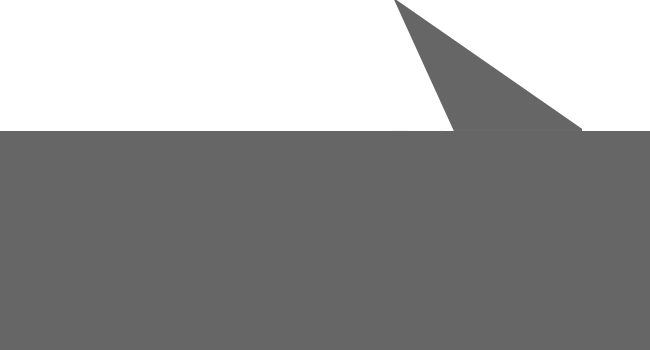
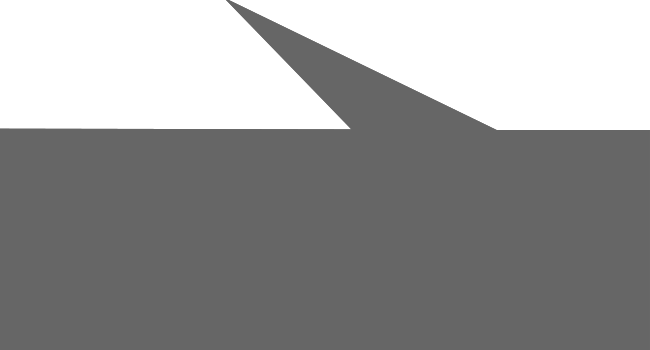
Revision of a layered 650x350 image; what changed, layer by layer:
added layer "三角形３" (60%) above "三角形２" over (x1=0, y1=0, x2=497, y2=130)
hid "三角形" over (x1=393, y1=0, x2=582, y2=131)
painted on "四角" over (x1=0, y1=130, x2=650, y2=131)
